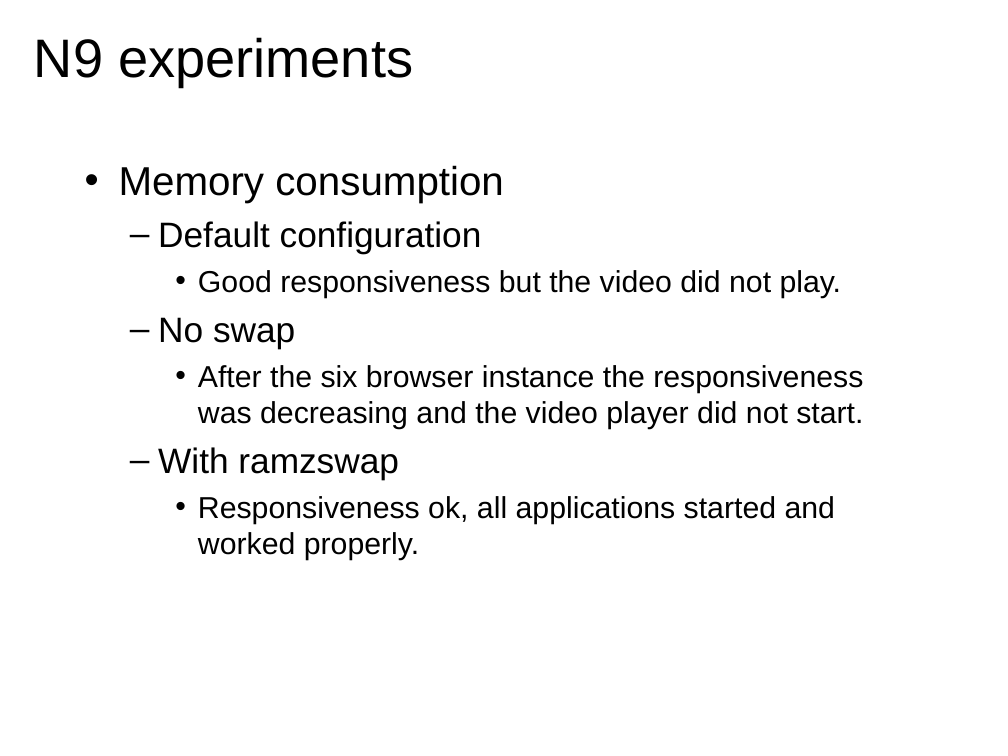
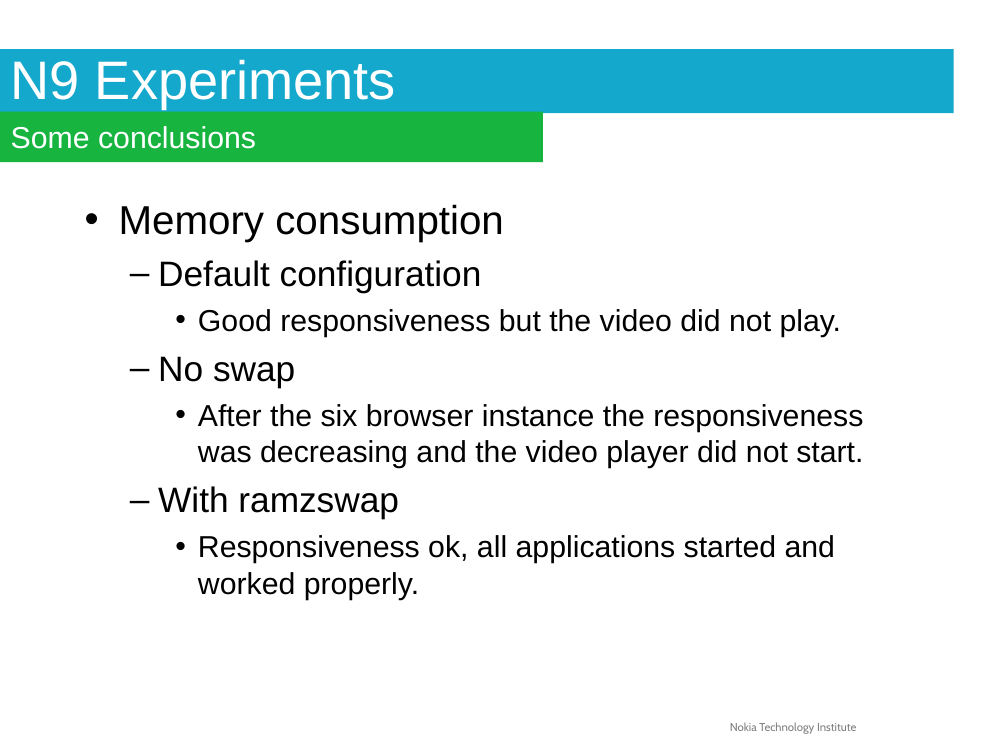
Before and after one commit to briglia/LinuxCon2011, a slide deck: slide 21 of linuxcon2011.odp (slide 20 before the commit). Drawn at 1008x756 pixels with LibreOffice and Linux fonts; fonts in the diff are those of the drawing; background and template pictures are left out. Boxes give left, top, right and bottom in pixels: in the first picture for what was removed or moved away, otherwise in the second. Text is boxed around its words. In the diff, an @@ line names an element or a change of style, - is before the commit and + after.

```diff
--- a/linuxcon2011.odp
+++ b/linuxcon2011.odp
@@ title "N9 Experiments" resized from (x1=34, y1=37, x2=413, y2=87) to (x1=0, y1=49, x2=954, y2=113) @@
@@ title "N9 Experiments" at (x1=0, y1=49, x2=954, y2=113): fill none to #14A8CC @@
@@ title at (x1=11, y1=59, x2=396, y2=109): text changed; text colour #000000 to #FFFFFF @@
-N9 experiments
+N9 Experiments
@@ rectangle added at (x1=0, y1=112, x2=543, y2=162), fill #17B53F, 24 pt, text #FFFFFF @@
+Some conclusions
@@ text "Memory consumption" moved from (x1=119, y1=165, x2=863, y2=560) to (x1=119, y1=204, x2=863, y2=600) @@
@@ text added at (x1=730, y1=722, x2=856, y2=734), 9 pt, text #7F7F7F @@
+Nokia Technology Institute
```
Also in this commit, not shown: 30 other slides changed, 1 slide added.
